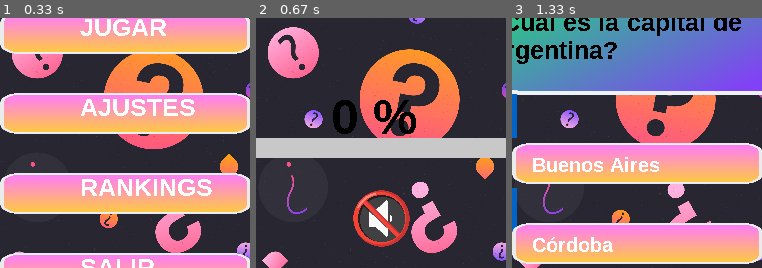
Above: before the commit, frames 1-3 (left to right).
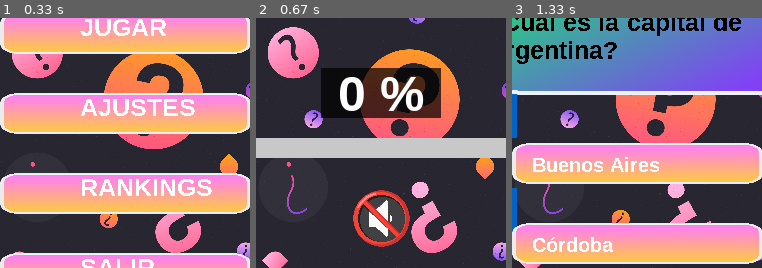
Above: after the commit, the same moments.

Repository: DicroccoL/Pygame-parcial-N-2
Game: pygame game, started from Main.py
The game is run twice, just before and just after one commit, with the same random seed, the same clock (stepped at 60 frames per second) and the same inputs.
Inputs (mouse positions are % of the whole screen's width and height, from its top left):
- Up to frame 1 (0.33 s): no input
- Up to frame 2 (0.67 s): click (50, 50) at 0.38 s
- Up to frame 3 (1.33 s): click (12, 6) at 0.72 s; click (50, 29) at 1.05 s
The pictures show only the part of the screen within x 25-75%, y 26-76%; the shares and areas given below are measured in that part.

Frame 1 is identical in both runs. In frame 2, 10% of the frame differs, in the area x 26-74%, y 20-47%; in frame 3, nothing differs.

Commit message:
Actualizacion Volumen

Diff:
--- a/Configuracion.py
+++ b/Configuracion.py
@@ -4,11 +4,15 @@
 
 pygame.init()
 
+# Crear botones con sus imágenes, tamaños y posiciones
 boton_suma = crear_elemento_juego("mas.webp", 60, 60, 420, 200)
 boton_resta = crear_elemento_juego("menos.webp", 60, 60, 20, 200)
 boton_volver = crear_elemento_juego("textura_respuesta.png", 100, 40, 10, 10)
 boton_mute = crear_elemento_juego("mute.png", 60, 60, 220, 300)
-fondo = pygame.transform.scale(pygame.image.load("fondo.jpg"), PANTALLA)
+
+# Fondo escalado a 500x500 (PANTALLA)
+fondo = pygame.transform.scale(pygame.image.load("fondo.jpg"), (500, 500))
+
 
 def mostrar_ajustes(pantalla: pygame.Surface, cola_eventos: list[pygame.event.Event], datos_juego: dict) -> str:
     retorno = "ajustes"
@@ -44,7 +48,22 @@
     pantalla.blit(boton_volver["superficie"], boton_volver["rectangulo"])
     pantalla.blit(boton_mute["superficie"], boton_mute["rectangulo"])
 
-    mostrar_texto(pantalla, f"{datos_juego['volumen_musica']} %", (200, 200), FUENTE_VOLUMEN, COLOR_NEGRO)
+    # Rectángulo negro semitransparente para resaltar el texto del volumen
+    cuadro_ancho, cuadro_alto = 120, 50
+    cuadro_x = (500 - cuadro_ancho) // 2  # centro horizontal pantalla 500x500
+    cuadro_y = 180  # vertical fijo para que quede arriba de la barra
+
+    superficie_cuadro = pygame.Surface((cuadro_ancho, cuadro_alto), pygame.SRCALPHA)
+    superficie_cuadro.fill((0, 0, 0, 180))  # negro semitransparente
+    pantalla.blit(superficie_cuadro, (cuadro_x, cuadro_y))
+
+    # Texto porcentaje volumen centrado en ese cuadro
+    texto = f"{datos_juego['volumen_musica']} %"
+    texto_render = FUENTE_VOLUMEN.render(texto, True, COLOR_BLANCO)
+    texto_rect = texto_render.get_rect(center=(cuadro_x + cuadro_ancho // 2, cuadro_y + cuadro_alto // 2))
+    pantalla.blit(texto_render, texto_rect)
+
+    # Texto en botón volver
     mostrar_texto(boton_volver["superficie"], "VOLVER", (5, 5), FUENTE_RESPUESTA, COLOR_BLANCO)
 
     # Barra de volumen visual
